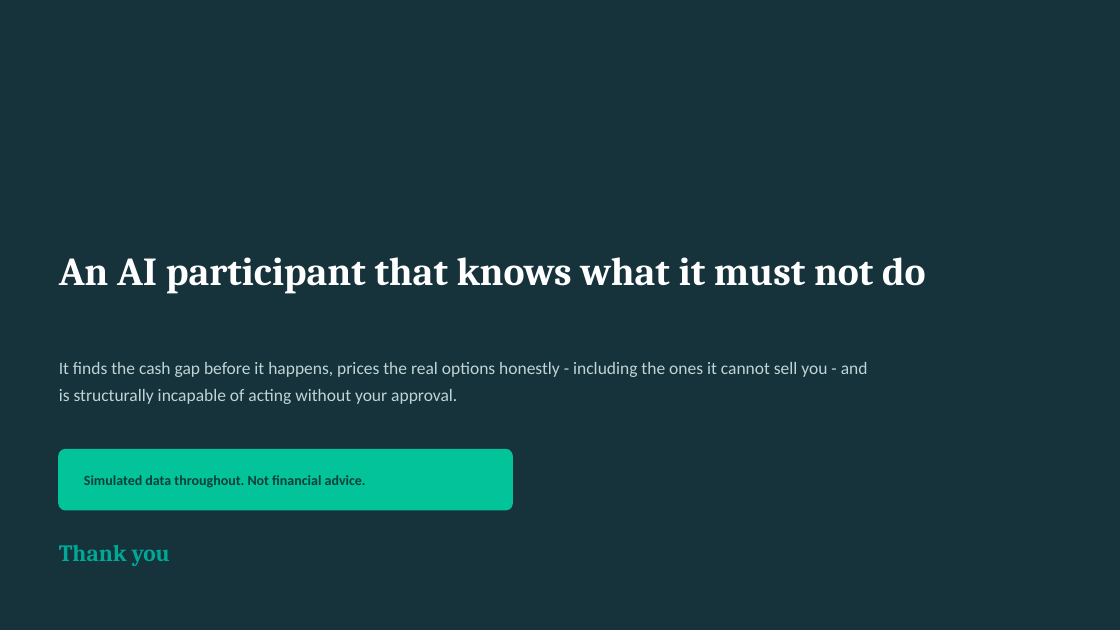
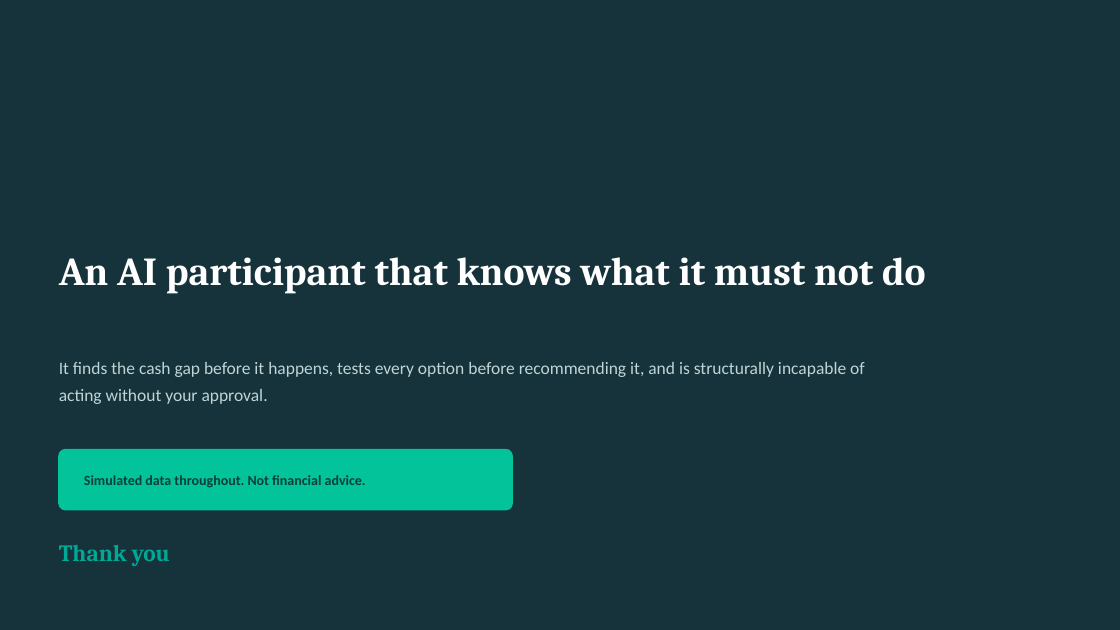
Before and after one commit to mhmdzaid012-arch/sme-finance-copilot, a slide deck: slide 15 of SME-Finance-Copilot-Pitch.pptx (slide 14 before the commit). Drawn at 1120x630 pixels with LibreOffice and Linux fonts; fonts in the diff are those of the drawing. Boxes give left, top, right and bottom in pixels: in the first picture for what was removed or moved away, otherwise in the second. Text is boxed around its words. In the diff, an @@ line names an element or a change of style, - is before the commit and + after.

```diff
--- a/SME-Finance-Copilot-Pitch.pptx
+++ b/SME-Finance-Copilot-Pitch.pptx
@@ text at (59,362,865,404): text changed @@
-It finds the cash gap before it happens, prices the real options honestly - including the ones it cannot sell you - and is structurally incapable of acting without your approval.
+It finds the cash gap before it happens, tests every option before recommending it, and is structurally incapable of acting without your approval.
```
Also in this commit, not shown: 12 other slides changed, 2 slides added, 1 slide removed, 31 other files.
